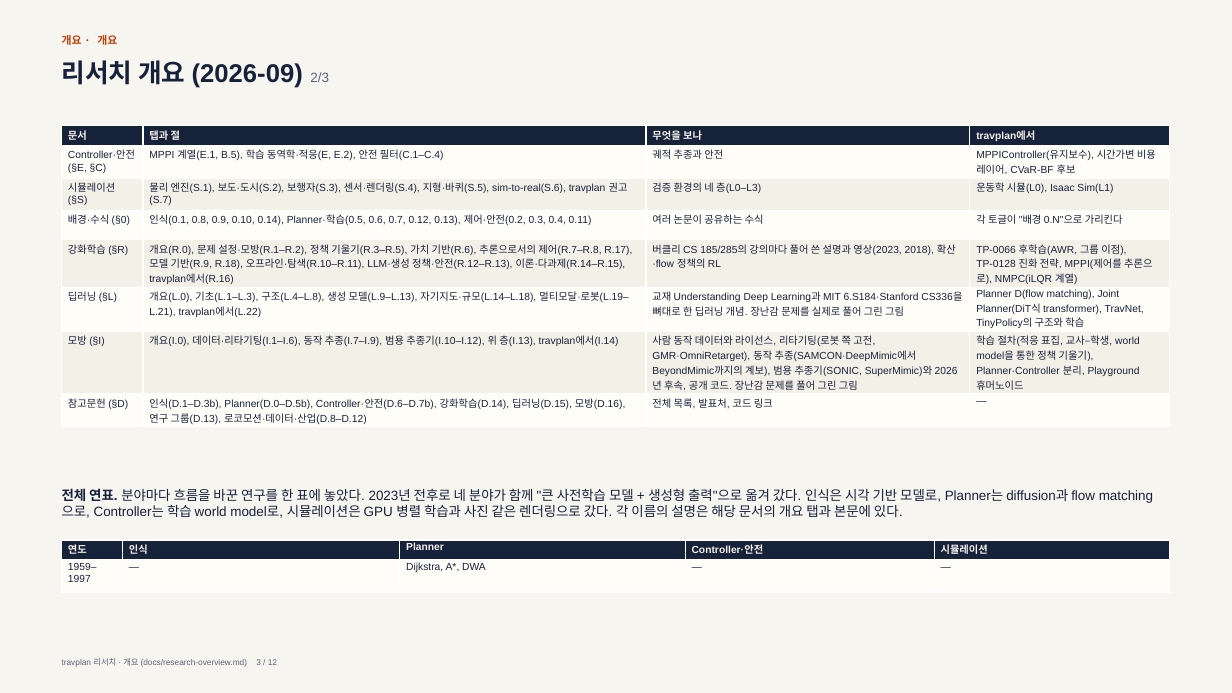
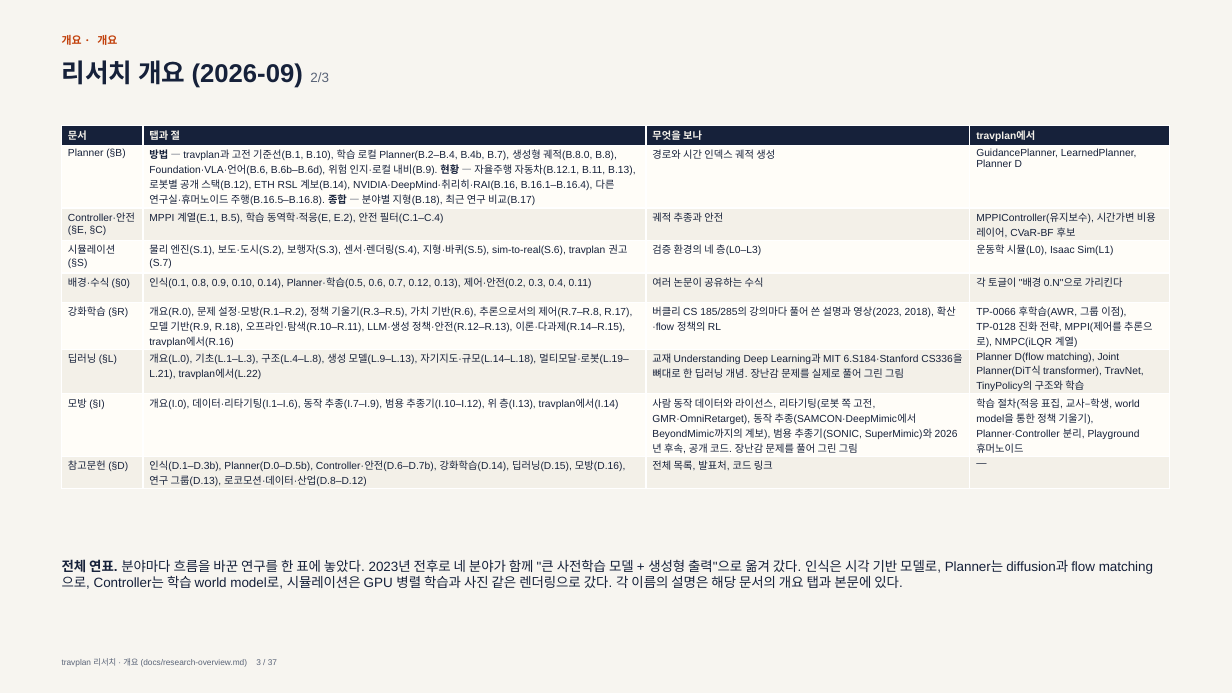
Before and after one commit to Geonhee-LEE/travplan-site, a slide deck: slide 3 of slides/research-overview/research-overview.pptx. Drawn at 1232x693 pixels with LibreOffice and Linux fonts; fonts in the diff are those of the drawing. Boxes give left, top, right and bottom in pixels: in the first picture for what was removed or moved away, otherwise in the second. Text is boxed around its words. In the diff, an @@ line names an element or a change of style, - is before the commit and + after.

```diff
--- a/slides/research-overview/research-overview.pptx
+++ b/slides/research-overview/research-overview.pptx
@@ table at bbox=[62, 126, 1169, 490] @@
+row 2: Planner (§B) | 방법 — travplan과 고전 기준선(B.1, B.10), 학습 로컬 Planner(B.2–B.4, B.4b, B.7), 생성형 궤적(B.8.0, B.8), Foundation·VLA·언어(B.6, B.6b–B.6d), 위험 인지·로컬 내비(B.9). 현황 — 자율주행 자동차(B.12.1, B.11, B.13), 로봇별 공개 스택(B.12), ETH RSL 계보(B.14), NVIDIA·DeepMind·취리히·RAI(B.16, B.16.1–B.16.4), 다른 연구실·휴머노이드 주행(B.16.5–B.16.8). 종합 — 분야별 지형(B.18), 최근 연구 비교(B.17) | 경로와 시간 인덱스 궤적 생성 | GuidancePlanner, LearnedPlanner, Planner D
@@ text "전체 연표. 분야마다 흐름을 바꾼 ...": place and size @@
-text "전체 연표. 분야마다 흐름을 바꾼 ..." at bbox=[62, 488, 1095, 518]
+text "전체 연표. 분야마다 흐름을 바꾼 ..." at bbox=[62, 559, 1095, 589]
@@ table removed at bbox=[62, 540, 1171, 592], 2 rows, 5 columns @@
-연도 | 인식 | Planner | Controller·안전 | 시뮬레이션
-1959–1997 | — | Dijkstra, A*, DWA | — | —
```
Also in this commit, not shown: 11 other slides changed, 25 slides added, 25 other files.
